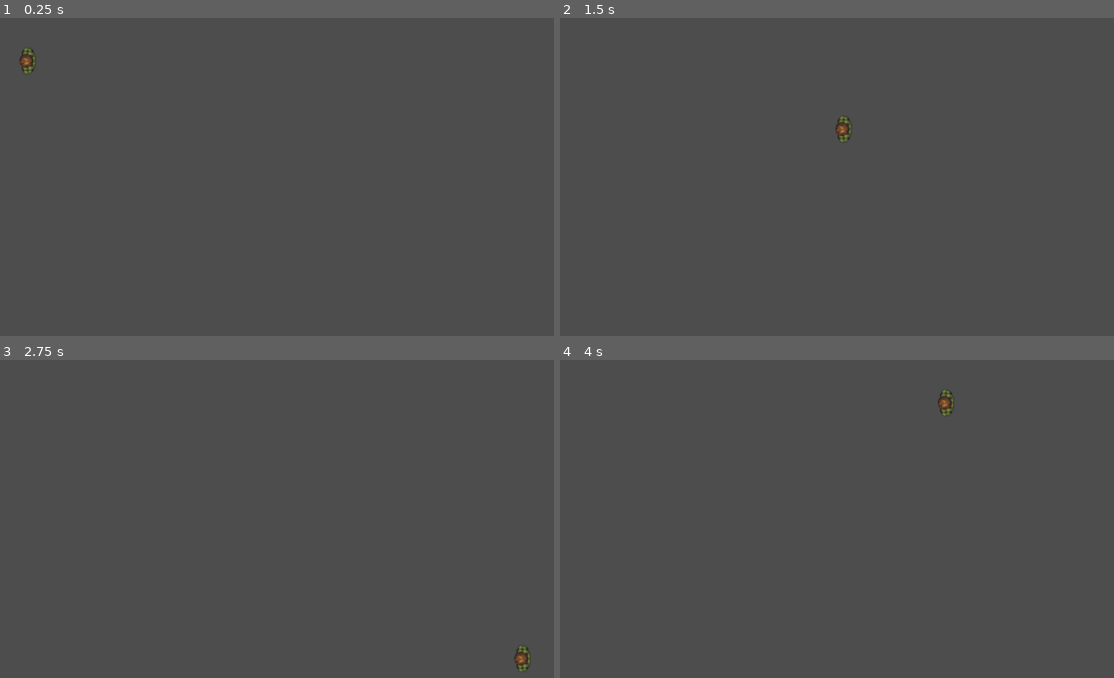
Above: before the commit, frames 1-4 (two rows, left to right).
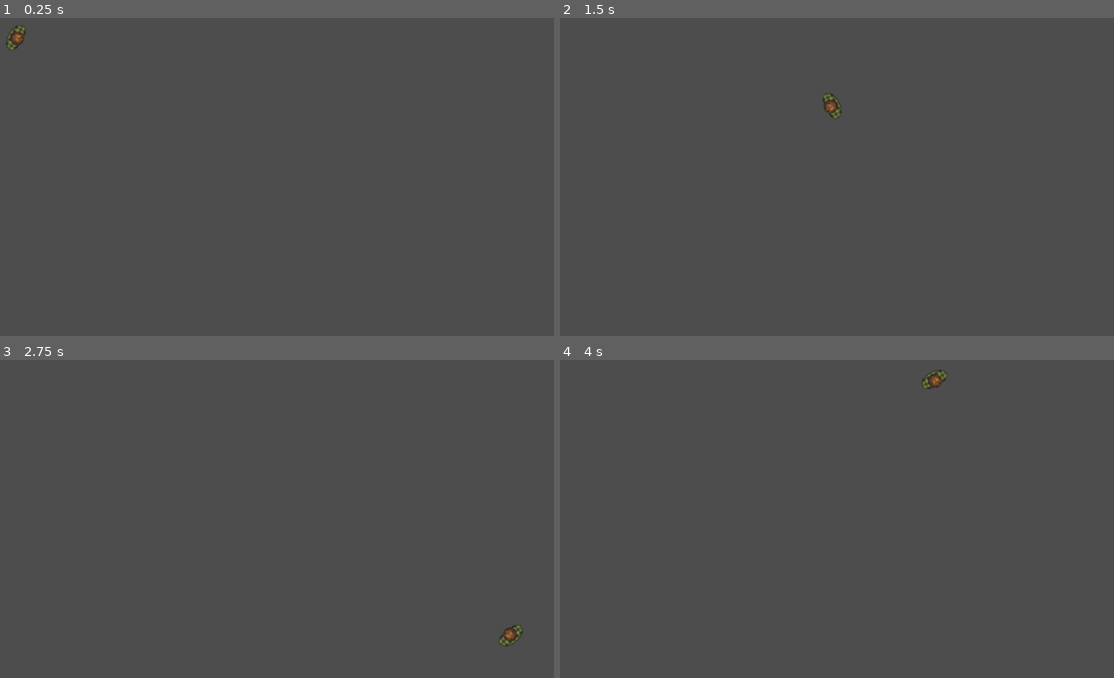
Above: after the commit, the same moments.

Repository: AJZ-tech/MiniJam
Game: Godot game, scene res://Shooter/test.tscn
Same seed, same stepped clock (60 frames per second), same inputs: the game is played once before the commit and once after it.
Inputs (mouse positions are in pixels of both pictures, inside the frame that each line leads up to):
- Up to frame 1 (0.25 s): no input
- Up to frame 2 (1.5 s): tap Enter at 0.5 s; move the mouse to (981, 151) at 0.52 s; press the mouse at (981, 151) at 0.53 s; hold D (move_right) 0.53-1.28 s; move the mouse to (654, 192) at 1.27 s; release the mouse at (654, 192) at 1.28 s; hold S (move_down) from 1.28 s (still down); click (654, 192) at 1.35 s
- Up to frame 3 (2.75 s): move the mouse to (326, 417) at 2.02 s; release S (move_down) at 2.03 s; press the mouse at (326, 417) at 2.03 s; hold D (move_right) from 2.03 s (still down)
- Up to frame 4 (4 s): move the mouse to (770, 601) at 2.77 s; release D (move_right) at 2.78 s; release the mouse at (770, 601) at 2.78 s; hold W (move_up) 2.78-3.53 s; click (770, 601) at 2.85 s; move the mouse to (1047, 579) at 3.52 s; press the mouse at (1047, 579) at 3.53 s; hold A (move_left) from 3.53 s (still down)

The runs differ from the first frame. In frame 1, 0.4% of the frame differs, in the area x 1-7%, y 2-18%; in frame 2, 0.4%, in the area x 47-53%, y 23-40%; in frame 3, 0.4%; in frame 4, 0.4%.

Commit message:
added controller fixes and attempted to add bullet to shoot

Diff:
--- /dev/null
+++ b/Shooter/Bullet.tscn
@@ -0,0 +1,17 @@
+[gd_scene load_steps=4 format=3 uid="uid://dxy05ncd8au4t"]
+
+[ext_resource type="Script" path="res://Shooter/simple_bullet.gd" id="1_by65g"]
+[ext_resource type="Texture2D" uid="uid://cuq5lafns8qnu" path="res://Shooter/bullet_sprite.png" id="2_dnuad"]
+
+[sub_resource type="RectangleShape2D" id="RectangleShape2D_rcsme"]
+
+[node name="Bullet" type="Node2D"]
+
+[node name="BulletArea" type="Area2D" parent="."]
+script = ExtResource("1_by65g")
+
+[node name="Sprite2D" type="Sprite2D" parent="BulletArea"]
+texture = ExtResource("2_dnuad")
+
+[node name="CollisionShape2D" type="CollisionShape2D" parent="BulletArea"]
+shape = SubResource("RectangleShape2D_rcsme")
--- /dev/null
+++ b/Shooter/bullet_script.gd
@@ -0,0 +1,11 @@
+extends Area2D
+
+@export var speed = 500.0
+var velocity = Vector2.ZERO
+
+func _process(_delta):
+	position += velocity * _delta
+
+	# Optionally, add code to destroy the bullet when it goes out of bounds
+	if position.x < -100 or position.x > get_viewport_rect().size.x + 100 or position.y < -100 or position.y > get_viewport_rect().size.y + 100:
+		queue_free()
--- /dev/null
+++ b/Shooter/simple_bullet.gd
@@ -0,0 +1,11 @@
+extends Area2D
+
+@export var speed = 500.0
+var velocity = Vector2.ZERO
+
+func _process(_delta):
+	position += velocity * _delta
+
+	# Optionally, add code to destroy the bullet when it goes out of bounds
+	if position.x < -100 or position.x > get_viewport_rect().size.x + 100 or position.y < -100 or position.y > get_viewport_rect().size.y + 100:
+		queue_free()
--- a/Shooter/test.tscn
+++ b/Shooter/test.tscn
@@ -1,7 +1,7 @@
 [gd_scene load_steps=8 format=3 uid="uid://bgmxtbj2moym7"]
 
 [ext_resource type="Texture2D" uid="uid://cs412tp1k7w0q" path="res://Shooter/army_guy0.png" id="1_b86kw"]
-[ext_resource type="Script" path="res://player_controler.gd" id="2_2y7sp"]
+[ext_resource type="Script" path="res://player_controller.gd" id="2_2y7sp"]
 [ext_resource type="Texture2D" uid="uid://bj6ee2g6872mn" path="res://Shooter/army_guy1.png" id="3_v6kmx"]
 [ext_resource type="Texture2D" uid="uid://lsmauqf2yrf4" path="res://Shooter/army_guy2.png" id="4_6gluo"]
 [ext_resource type="Texture2D" uid="uid://m8riy4txmxu1" path="res://Shooter/army_guy3.png" id="5_qffrx"]
@@ -32,7 +32,7 @@
 scale = Vector2(-1.71474, -1.70754)
 
 [node name="CharacterBody2D" type="CharacterBody2D" parent="."]
-position = Vector2(-146.378, -94.2874)
+position = Vector2(-136.464, -74.3758)
 script = ExtResource("2_2y7sp")
 multiplier = 2.5
 deceleration = 20.0
--- a/player_controler.gd
+++ /dev/null
@@ -1,18 +0,0 @@
-extends CharacterBody2D
-
-@export var base_speed = 200.0
-@export var multiplier = 1.0
-@export var deceleration = 10.0
-
-func _physics_process(_delta):
-	# Get input vector directly using Input.get_vector
-	var input_vector = Input.get_vector("move_left", "move_right", "move_up", "move_down")
-
-	if input_vector != Vector2.ZERO:
-		velocity = input_vector * base_speed * multiplier
-	else:
-		# Apply deceleration when no input is detected
-		if velocity.length() > 0:
-			velocity = velocity.move_toward(Vector2.ZERO, deceleration * multiplier)# * _delta)
-
-	move_and_slide()
--- /dev/null
+++ b/player_controller.gd
@@ -0,0 +1,51 @@
+extends CharacterBody2D
+
+@export var base_speed = 200.0
+@export var multiplier = 1.0
+@export var deceleration = 10.0
+@export var bullet_scene: PackedScene = preload("res://Shooter/Bullet.tscn")
+
+var shoot_cooldown = 0.2
+var shoot_timer = 0.0
+
+func _ready():
+	print("Player ready...")
+	if bullet_scene:
+		print("Bullet scene preloaded successfully")
+
+func _physics_process(delta):
+	var input_vector = Input.get_vector("move_left", "move_right", "move_up", "move_down")
+
+	if input_vector != Vector2.ZERO:
+		velocity = input_vector * base_speed * multiplier
+	else:
+		if velocity.length() > 0:
+			velocity = velocity.move_toward(Vector2.ZERO, deceleration * multiplier)
+
+	move_and_slide()
+
+	var mouse_position = get_global_mouse_position()
+	look_at(mouse_position)
+
+	shoot_timer -= delta
+	if Input.is_action_pressed("shoot") and shoot_timer <= 0:
+		print("Shoot action detected")
+		shoot(mouse_position)
+		shoot_timer = shoot_cooldown
+
+func shoot(target_position):
+	if not bullet_scene:
+		print("Bullet scene not preloaded!")
+		return
+
+	print("Shooting bullet...")  # Debug print
+	var bullet = bullet_scene.instantiate()
+	bullet.position = global_position
+	bullet.look_at(target_position)
+	get_parent().add_child(bullet)
+	if bullet.has_method("set_velocity"):
+		print("Bullet script found.")  # Debug print
+		bullet.velocity = (target_position - global_position).normalized() * bullet.speed
+	else:
+		print("Bullet script not found!")  # Debug print
+	print("Bullet instantiated")  # Debug print
--- a/project.godot
+++ b/project.godot
@@ -37,6 +37,11 @@
 "events": [Object(InputEventKey,"resource_local_to_scene":false,"resource_name":"","device":-1,"window_id":0,"alt_pressed":false,"shift_pressed":false,"ctrl_pressed":false,"meta_pressed":false,"pressed":false,"keycode":68,"physical_keycode":0,"key_label":0,"unicode":100,"echo":false,"script":null)
 ]
 }
+shoot={
+"deadzone": 0.5,
+"events": [Object(InputEventMouseButton,"resource_local_to_scene":false,"resource_name":"","device":-1,"window_id":0,"alt_pressed":false,"shift_pressed":false,"ctrl_pressed":false,"meta_pressed":false,"button_mask":0,"position":Vector2(0, 0),"global_position":Vector2(0, 0),"factor":1.0,"button_index":1,"canceled":false,"pressed":false,"double_click":false,"script":null)
+]
+}
 
 [rendering]
 
Binary file added: Shooter/bullet_sprite.png
Not shown, added: Shooter/bullet_sprite.png.import
